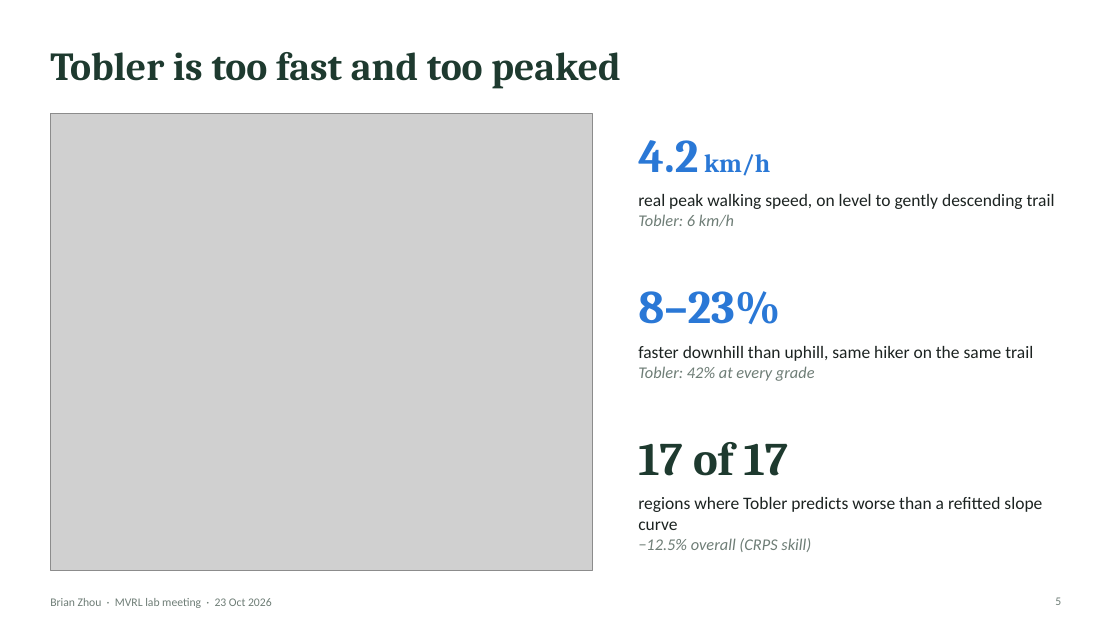
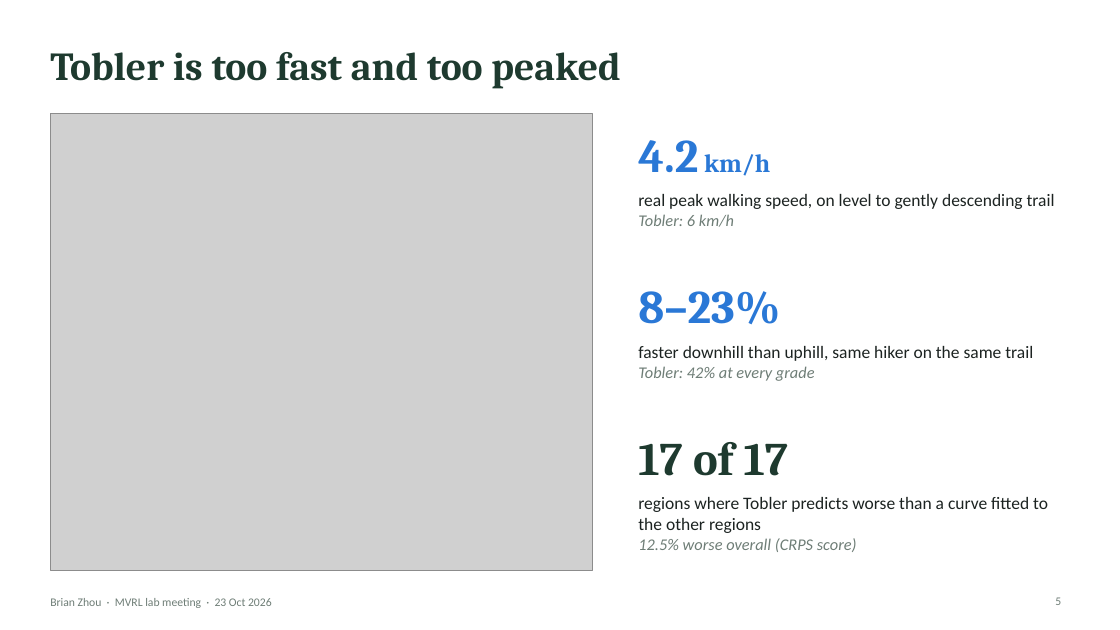
Before and after one commit to Brian24NX/GeoAI, a slide deck: slide 5 of meeting_plots/oct23_lab/Zhou_LabMeeting_23Oct.pptx. Drawn at 1120x630 pixels with LibreOffice and Linux fonts; fonts in the diff are those of the drawing; grey boxes stand for pictures. Boxes give left, top, right and bottom in pixels: in the first picture for what was removed or moved away, otherwise in the second. Text is boxed around its words. In the diff, an @@ line names an element or a change of style, - is before the commit and + after.

```diff
--- a/meeting_plots/oct23_lab/Zhou_LabMeeting_23Oct.pptx
+++ b/meeting_plots/oct23_lab/Zhou_LabMeeting_23Oct.pptx
@@ text at bbox=[638, 497, 1048, 552]: text changed @@
-regions where Tobler predicts worse than a refitted slope curve
-−12.5% overall (CRPS skill)
+regions where Tobler predicts worse than a curve fitted to the other regions
+12.5% worse overall (CRPS score)
```
Also in this commit, not shown: 2 other files.
